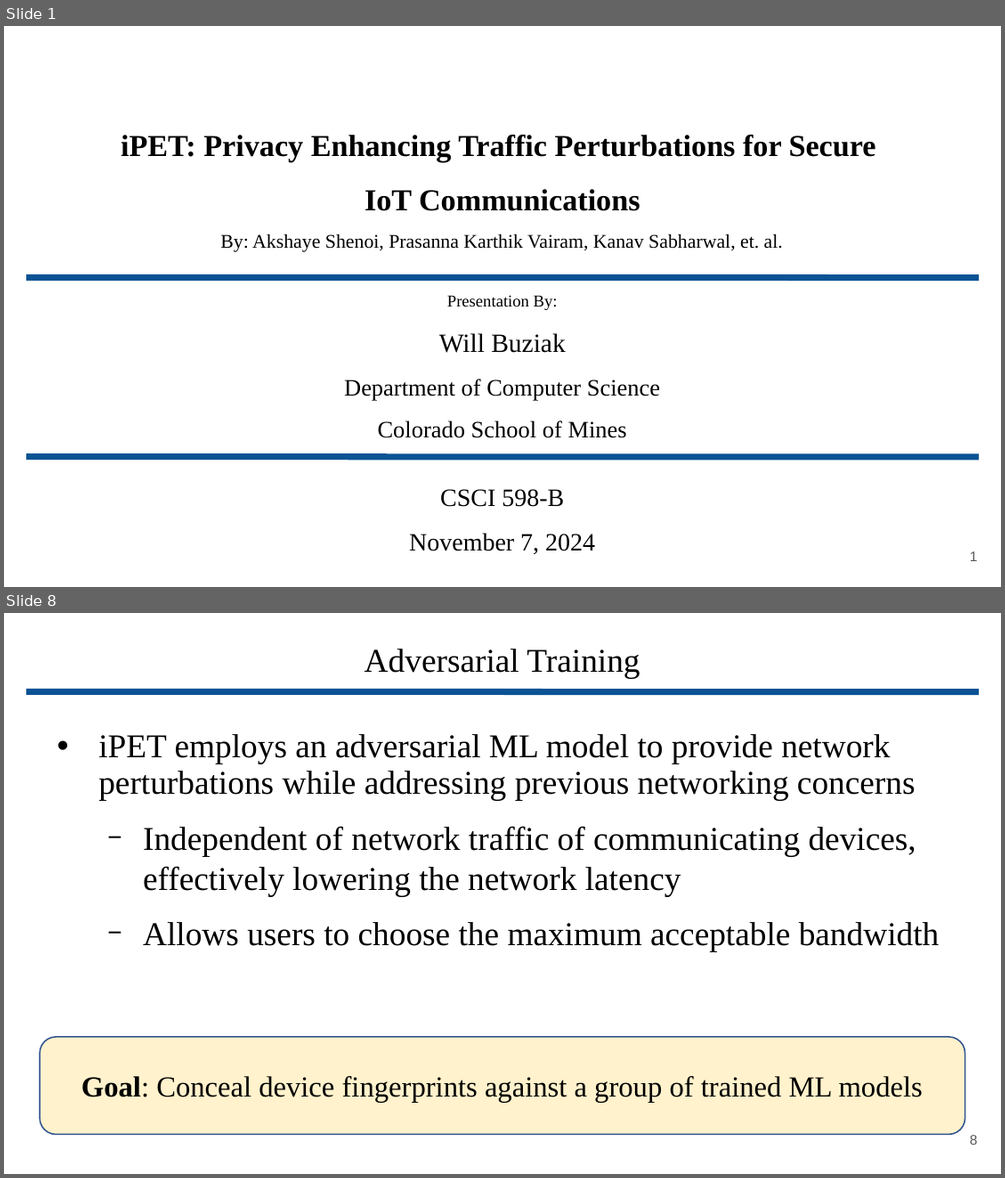
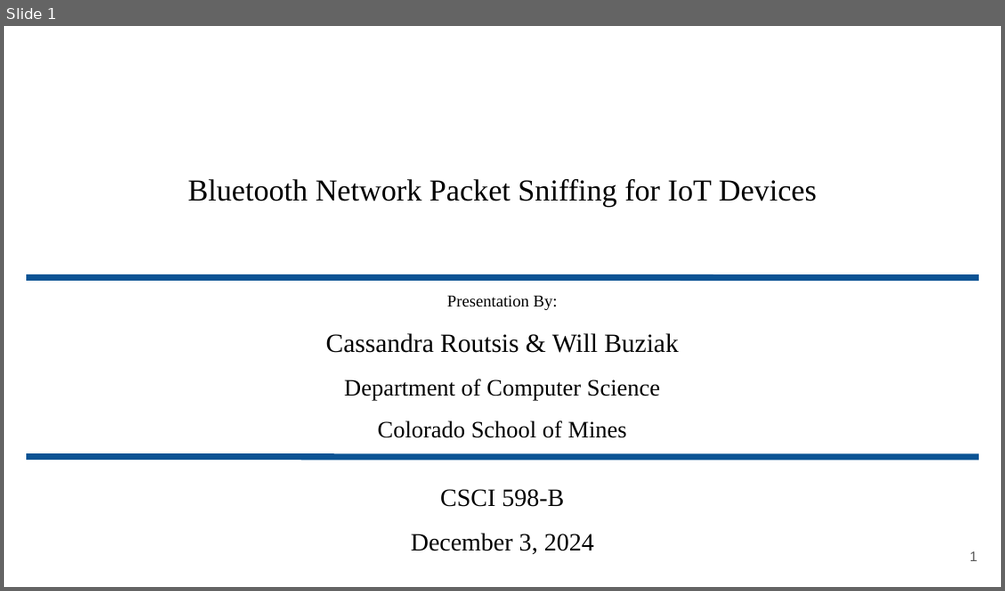
Before and after one commit to wbuz24/analysisProject, a slide deck: final.pptx. Shown one above the other, each under a label of ours: slides 1 and 8 before the commit, slide 1 after it; the slides between them are not shown. The pictures are 1005x1178 and 1005x591 pixels, drawn with LibreOffice and Linux fonts; fonts in the diff are those of the drawing. Boxes give left, top, right and bottom in pixels: in the first picture for what was removed or moved away, otherwise in the second. Text is boxed around its words. In the diff, an @@ line names an element or a change of style, - is before the commit and + after.

```diff
--- a/final.pptx
+++ b/final.pptx
@@ slide 8 removed at (4, 613, 1001, 1174), background #FFFFFF @@
@@ title removed at (364, 649, 639, 678) @@
-Adversarial Training
@@ line removed from (26, 691) to (979, 691) @@
@@ text removed at (98, 734, 939, 951) @@
-• iPET employs an adversarial ML model to provide network perturbations while addressing previous networking concerns
-  − Independent of network traffic of communicating devices, effectively lowering the network latency
-  − Allows users to choose the maximum acceptable bandwidth
@@ rounded rectangle removed at (40, 1037, 965, 1135) @@
-Goal: Conceal device fingerprints against a group of trained ML models
@@ page number removed at (970, 1135, 978, 1144) @@
-8
@@ slide 1 changed as well @@
@@ title at (188, 179, 817, 207): text changed; bold off @@
-iPET: Privacy Enhancing Traffic Perturbations for Secure
-IoT Communications
-By: Akshaye Shenoi, Prasanna Karthik Vairam, Kanav Sabharwal, et. al.
+Bluetooth Network Packet Sniffing for IoT Devices
@@ text at (326, 333, 678, 438): text changed @@
-Will Buziak
-Department of Computer Science
-Colorado School of Mines
+Cassandra Routsis & Will Buziak
+Department of Computer Science
+Colorado School of Mines
@@ text at (411, 489, 594, 554): text changed @@
-CSCI 598-B
-November 7, 2024
+CSCI 598-B
+December 3, 2024
```
Also in this commit, not shown: 4 slides added, 24 other slides removed.
